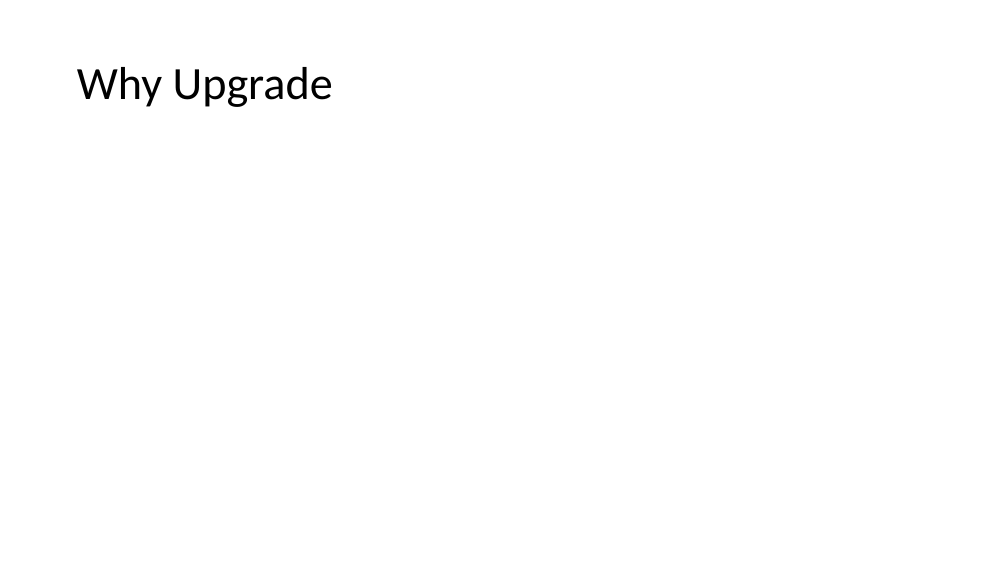
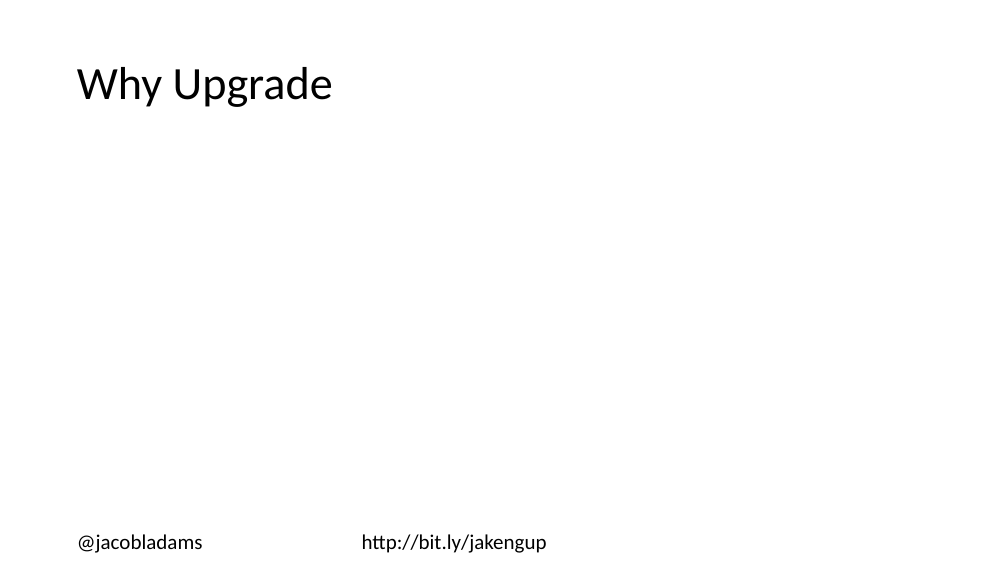
Before and after one commit to jacobladams/upgrading-from-angularjs-1-to-angular-2-plus-presentation, a slide deck: slide 4 of Upgrading from AngularJS 1 to Angular 2+.pptx. Drawn at 1008x567 pixels with LibreOffice and Linux fonts; fonts in the diff are those of the drawing. Boxes give left, top, right and bottom in pixels: in the first picture for what was removed or moved away, otherwise in the second. Text is boxed around its words. In the diff, an @@ line names an element or a change of style, - is before the commit and + after.

```diff
--- a/Upgrading from AngularJS 1 to Angular 2+.pptx
+++ b/Upgrading from AngularJS 1 to Angular 2+.pptx
@@ text added at (x1=77, y1=534, x2=547, y2=553), 20 pt, text #000000 @@
+@jacobladams http://bit.ly/jakengup
```
Also in this commit, not shown: 6 other slides changed, 1 slide added, 1 slide removed, 9 other files.
